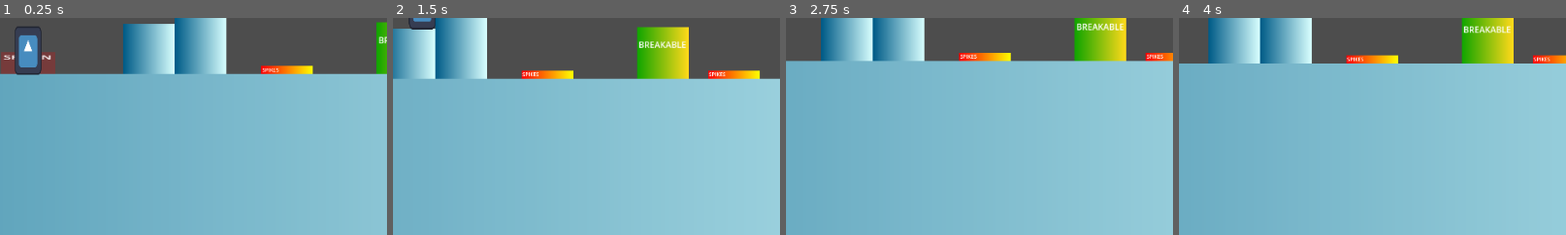
Above: before the commit, frames 1-4 (left to right).
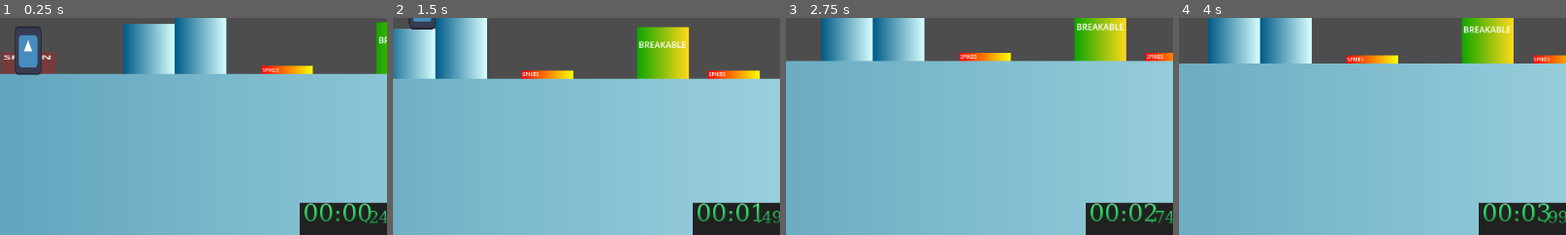
Above: after the commit, the same moments.

Repository: Nispeter/VaultHunter_CGS
Game: Godot game, scene res://scenes/TestScene_DEV.tscn
Same seed, same stepped clock (60 frames per second), same inputs: the game is played once before the commit and once after it. The engine's default icon, where the game draws it, is replaced by a stand-in: a white triangle on a blue panel in a dark square.
Inputs (mouse positions are % of the whole screen's width and height, from its top left):
- Up to frame 1 (0.25 s): no input
- Up to frame 2 (1.5 s): move the mouse to (72, 45) at 0.52 s; hold Right (ui_right) from 0.53 s (still down); tap Shift (dash) at 0.6 s; tap Space (jump) at 0.77 s; move the mouse to (30, 55) at 1.27 s; tap F (grapple) at 1.35 s
- Up to frame 3 (2.75 s): tap Space (jump) at 1.52 s; move the mouse to (60, 28) at 2.02 s; release Right (ui_right) at 2.03 s; hold Left (ui_left) from 2.03 s (still down); tap Shift (dash) at 2.1 s
- Up to frame 4 (4 s): move the mouse to (45, 70) at 2.77 s; release Left (ui_left) at 2.78 s; hold Right (ui_right) from 2.78 s (still down); tap F (grapple) at 2.85 s; tap Space (jump) at 3.02, 3.77 s; move the mouse to (80, 65) at 3.52 s; tap Shift (dash) at 3.6 s
The pictures show only the part of the screen within x 50-100%, y 50-100%; the shares and areas given below are measured in that part.

The runs differ from the first frame. In frame 1, 3.4% of the frame differs, in the area x 77-100%, y 84-100%; in frame 2, 3.4%; in frame 3, 3.4%; in frame 4, 3.4%.

Commit message:
speed run clock

Diff:
--- a/scenes/TestScene_DEV.tscn
+++ b/scenes/TestScene_DEV.tscn
@@ -6,6 +6,8 @@
 [ext_resource type="PackedScene" uid="uid://b4gj8p53287vt" path="res://prefabs/Spikes_prefab.tscn" id="4_im7ar"]
 [ext_resource type="PackedScene" uid="uid://epq76chxbh1b" path="res://prefabs/HealthPack_prefab.tscn" id="4_mew0b"]
 [ext_resource type="Script" path="res://scripts/ui/TestScreen_1.gd" id="6_abumt"]
+[ext_resource type="Script" path="res://scripts/ui/InGameUI.gd" id="7_0c1jf"]
+[ext_resource type="Script" path="res://scripts/ui/SpeedRunModule.gd" id="8_4lqte"]
 
 [sub_resource type="Gradient" id="Gradient_32jkx"]
 colors = PackedColorArray(1, 0, 0, 0.235294, 1, 0, 0, 0.235294)
@@ -21,6 +23,56 @@
 
 [sub_resource type="RectangleShape2D" id="RectangleShape2D_eldvc"]
 size = Vector2(64, 64)
+
+[sub_resource type="Gradient" id="Gradient_sf4i1"]
+colors = PackedColorArray(0.129412, 0.129412, 0.129412, 1, 0.129412, 0.129412, 0.129412, 1)
+
+[sub_resource type="GradientTexture2D" id="GradientTexture2D_n7v0u"]
+gradient = SubResource("Gradient_sf4i1")
+
+[sub_resource type="FontFile" id="FontFile_1knmy"]
+cache/0/16/0/ascent = 0.0
+cache/0/16/0/descent = 0.0
+cache/0/16/0/underline_position = 0.0
+cache/0/16/0/underline_thickness = 0.0
+cache/0/16/0/scale = 1.0
+cache/0/20/0/ascent = 0.0
+cache/0/20/0/descent = 0.0
+cache/0/20/0/underline_position = 0.0
+cache/0/20/0/underline_thickness = 0.0
+cache/0/20/0/scale = 1.0
+cache/0/50/0/ascent = 0.0
+cache/0/50/0/descent = 0.0
+cache/0/50/0/underline_position = 0.0
+cache/0/50/0/underline_thickness = 0.0
+cache/0/50/0/scale = 1.0
+cache/0/100/0/ascent = 0.0
+cache/0/100/0/descent = 0.0
+cache/0/100/0/underline_position = 0.0
+cache/0/100/0/underline_thickness = 0.0
+cache/0/100/0/scale = 1.0
+cache/0/200/0/ascent = 0.0
+cache/0/200/0/descent = 0.0
+cache/0/200/0/underline_position = 0.0
+cache/0/200/0/underline_thickness = 0.0
+cache/0/200/0/scale = 1.0
+cache/0/40/0/ascent = 0.0
+cache/0/40/0/descent = 0.0
+cache/0/40/0/underline_position = 0.0
+cache/0/40/0/underline_thickness = 0.0
+cache/0/40/0/scale = 1.0
+cache/0/30/0/ascent = 0.0
+cache/0/30/0/descent = 0.0
+cache/0/30/0/underline_position = 0.0
+cache/0/30/0/underline_thickness = 0.0
+cache/0/30/0/scale = 1.0
+
+[sub_resource type="Gradient" id="Gradient_m07c4"]
+colors = PackedColorArray(0.215686, 0.964706, 0.470588, 1, 0.0784314, 0.364706, 0.176471, 1)
+
+[sub_resource type="GradientTexture2D" id="GradientTexture2D_gha4y"]
+gradient = SubResource("Gradient_m07c4")
+fill_to = Vector2(0, 1)
 
 [node name="Node2D" type="Node2D"]
 
@@ -311,6 +363,7 @@
 text = "Lives: "
 
 [node name="TestScreen" type="Control" parent="UI2"]
+visible = false
 layout_mode = 3
 anchors_preset = 0
 offset_left = -10.0
@@ -336,4 +389,65 @@
 offset_bottom = 295.0
 text = "Fansy press button "
 
+[node name="InGameUI" type="Control" parent="UI2"]
+layout_mode = 3
+anchors_preset = 0
+offset_left = -10.0
+offset_top = 238.0
+offset_right = 638.0
+offset_bottom = 497.0
+script = ExtResource("7_0c1jf")
+
+[node name="SpeedRunModule" type="Control" parent="UI2/InGameUI"]
+anchors_preset = 0
+offset_left = 894.0
+offset_top = 273.0
+offset_right = 934.0
+offset_bottom = 313.0
+script = ExtResource("8_4lqte")
+is_running = true
+
+[node name="Sprite2D" type="Sprite2D" parent="UI2/InGameUI/SpeedRunModule"]
+position = Vector2(22, 9)
+scale = Vector2(1.6875, 0.625)
+texture = SubResource("GradientTexture2D_n7v0u")
+
+[node name="MinsHours" type="Label" parent="UI2/InGameUI/SpeedRunModule"]
+clip_children = 2
+offset_left = -28.0
+offset_top = -12.0
+offset_right = 56.0
+offset_bottom = 29.0
+theme_override_fonts/font = SubResource("FontFile_1knmy")
+theme_override_font_sizes/font_size = 30
+text = "00:00"
+
+[node name="TextureRect" type="TextureRect" parent="UI2/InGameUI/SpeedRunModule/MinsHours"]
+layout_mode = 0
+offset_left = -2.0
+offset_top = 3.0
+offset_right = 86.0
+offset_bottom = 67.0
+scale = Vector2(1, 0.6)
+texture = SubResource("GradientTexture2D_gha4y")
+
+[node name="Mili" type="Label" parent="UI2/InGameUI/SpeedRunModule"]
+clip_children = 2
+offset_left = 47.0
+offset_top = -2.0
+offset_right = 73.0
+offset_bottom = 26.0
+theme_override_fonts/font = SubResource("FontFile_1knmy")
+theme_override_font_sizes/font_size = 20
+text = ".00"
+
+[node name="TextureRect" type="TextureRect" parent="UI2/InGameUI/SpeedRunModule/Mili"]
+layout_mode = 0
+offset_left = -2.0
+offset_top = -9.0
+offset_right = 62.0
+offset_bottom = 55.0
+scale = Vector2(1, 0.6)
+texture = SubResource("GradientTexture2D_gha4y")
+
 [connection signal="pressed" from="UI2/TestScreen/Button" to="UI2/TestScreen" method="button_press"]
--- /dev/null
+++ b/scripts/ui/InGameUI.gd
@@ -0,0 +1,11 @@
+extends Node
+
+
+# Called when the node enters the scene tree for the first time.
+func _ready() -> void:
+	pass # Replace with function body.
+
+
+# Called every frame. 'delta' is the elapsed time since the previous frame.
+func _process(delta: float) -> void:
+	pass
--- /dev/null
+++ b/scripts/ui/SpeedRunModule.gd
@@ -0,0 +1,37 @@
+extends Control
+
+var is_speedrun: bool
+var elapsed_time: float = 0.0
+@export var is_running: bool = false
+
+var mins_hours_label: Label
+var mili_label: Label
+
+func _ready():
+	mins_hours_label = $MinsHours
+	mili_label = $Mili
+	if is_speedrun:
+		start_timer()
+
+func _process(delta: float) -> void:
+	if is_running:
+		elapsed_time += delta
+		update_timer_display()
+
+func start_timer() -> void:
+	is_running = true
+
+func stop_timer() -> void:
+	is_running = false
+
+func reset_timer() -> void:
+	is_running = false
+	elapsed_time = 0.0
+	update_timer_display()
+
+func update_timer_display() -> void:
+	var minutes = int(elapsed_time) / 60
+	var seconds = int(elapsed_time) % 60
+	var milliseconds = int((elapsed_time - int(elapsed_time)) * 100)
+	mins_hours_label.text = "%02d:%02d" % [minutes, seconds]
+	mili_label.text = ".%02d" % [milliseconds]
Not shown: 1 places in scenes/TestScene_DEV.tscn that only renumber resources
